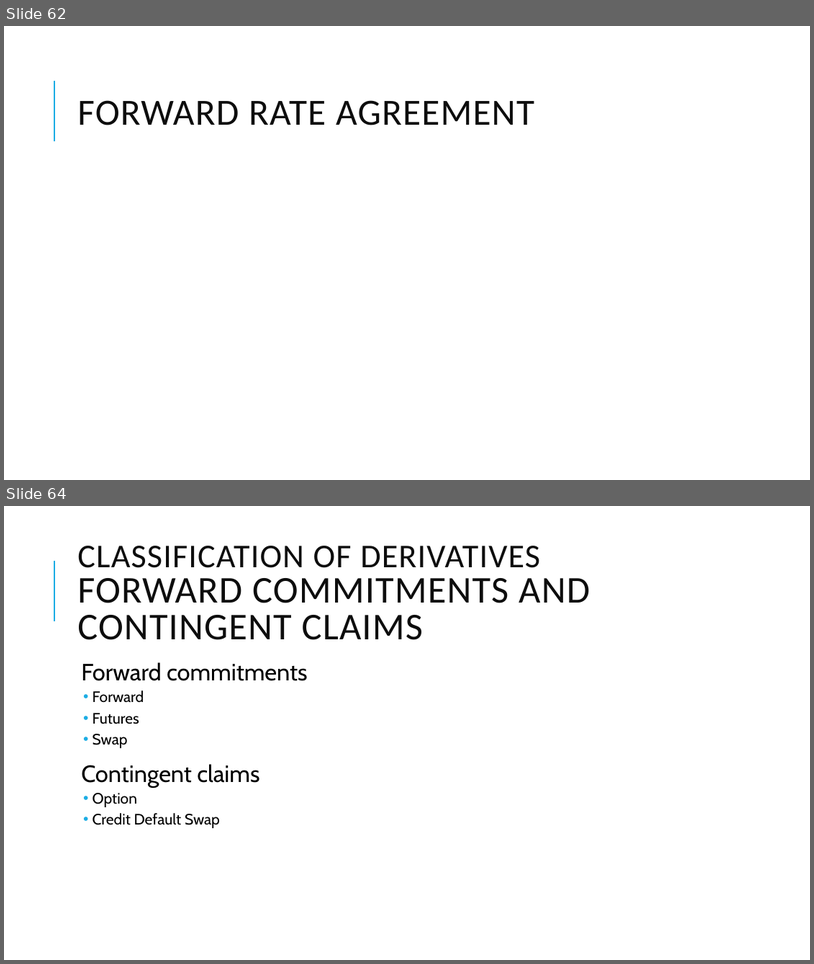
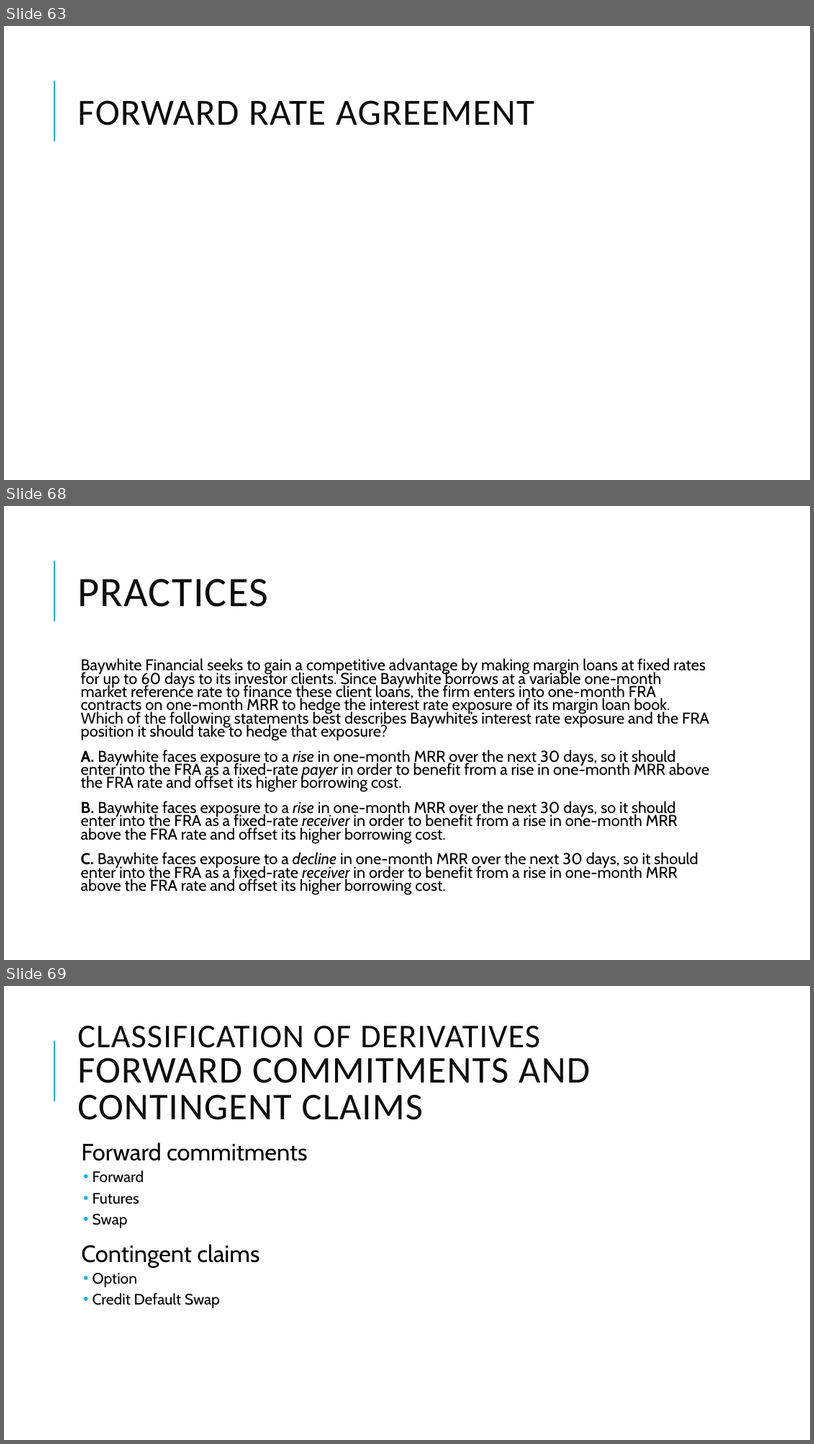
Before and after one commit to Isco0530/data, a slide deck: Derivatives.pptx. Shown one above the other, each under a label of ours: slides 62 and 64 before the commit, slides 63, 68 and 69 after it; the slides between them are not shown. The pictures are 814x964 and 814x1444 pixels, drawn with LibreOffice and Linux fonts; fonts in the diff are those of the drawing; grey boxes stand for pictures. Boxes give left, top, right and bottom in pixels: in the first picture for what was removed or moved away, otherwise in the second. Text is boxed around its words. In the diff, an @@ line names an element or a change of style, - is before the commit and + after.

```diff
--- a/Derivatives.pptx
+++ b/Derivatives.pptx
@@ slide 68 added at (x1=4, y1=506, x2=810, y2=960), background #FFFFFF; not listed: 1 template element that a slide beside it also shows @@
@@ title added at (x1=77, y1=579, x2=268, y2=607), 50 pt, text #0D0D0D @@
+PRACTICES
@@ text added at (x1=81, y1=658, x2=710, y2=895), 18.7 pt, text #000000 @@
+  Baywhite Financial seeks to gain a competitive advantage by making margin loans at fixed rates for up to 60 days to its investor clients. Since Baywhite borrows at a variable one-month market reference rate to finance these client loans, the firm enters into one-month FRA contracts on one-month MRR to hedge the interest rate exposure of its margin loan book. Which of the following statements best describes Baywhite’s interest rate exposure and the FRA position it should take to hedge that exposure?
+  A. Baywhite faces exposure to a rise in one-month MRR over the next 30 days, so it should enter into the FRA as a fixed-rate payer in order to benefit from a rise in one-month MRR above the FRA rate and offset its higher borrowing cost.
+  B. Baywhite faces exposure to a rise in one-month MRR over the next 30 days, so it should enter into the FRA as a fixed-rate receiver in order to benefit from a rise in one-month MRR above the FRA rate and offset its higher borrowing cost.
+  C. Baywhite faces exposure to a decline in one-month MRR over the next 30 days, so it should enter into the FRA as a fixed-rate receiver in order to benefit from a rise in one-month MRR above the FRA rate and offset its higher borrowing cost.
@@ what was slide 62 is now slide 63 @@
@@ what was slide 64 is now slide 69 @@
```
Also in this commit, not shown: 6 other slides added, 2 slides removed, 1 other file.
